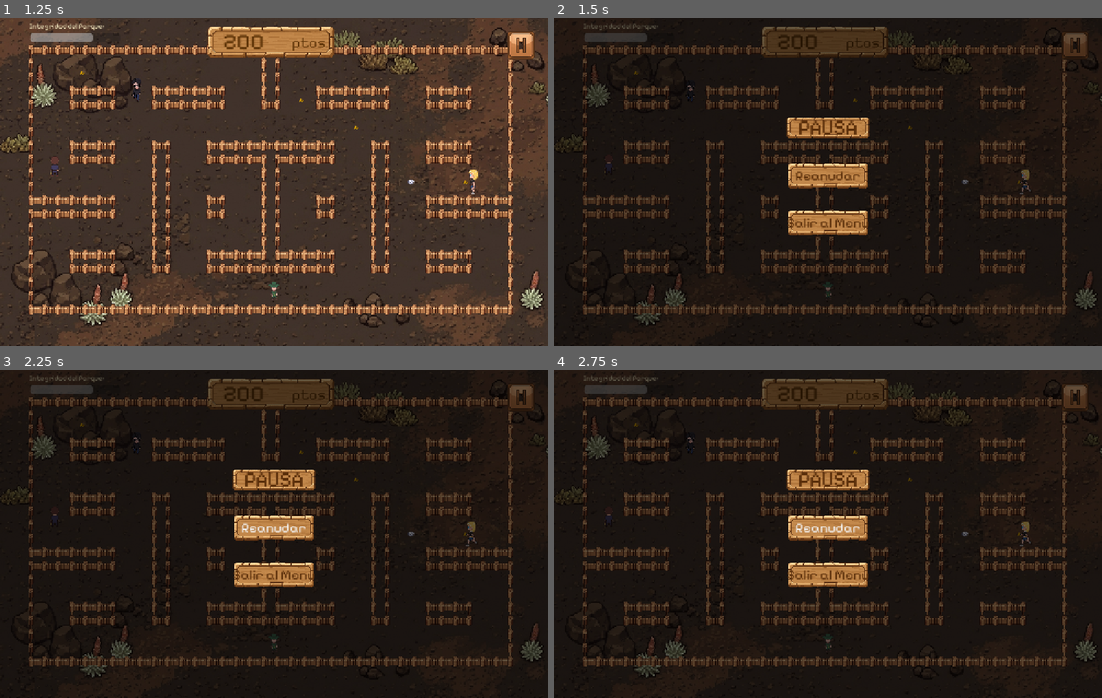
Above: before the commit, frames 1-4 (two rows, left to right).
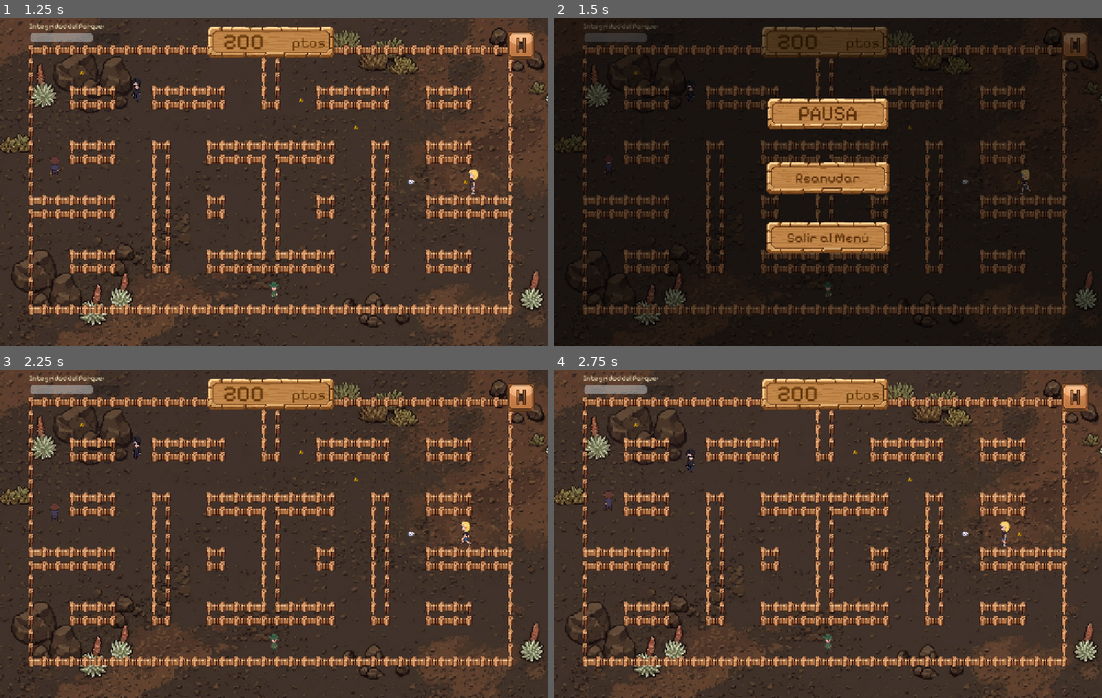
Above: after the commit, the same moments.

Repository: kiaramaldonado/teidefender
Game: Godot game, scene res://escenas/MenuPrincipal.tscn
The game is run twice, just before and just after one commit, with the same random seed, the same clock (stepped at 60 frames per second) and the same inputs. Sound files missing from this copy of the repository are replaced by a short silence.
Inputs (mouse positions are in pixels of both pictures, inside the frame that each line leads up to):
- Up to frame 1 (1.25 s): click "JUGAR" at 0.5 s
- Up to frame 2 (1.5 s): click (1074, 44) at 1.25 s
- Up to frame 3 (2.25 s): click (274, 530) at 2 s, where only the run after the commit has a clickable "Reanudar"
- Up to frame 4 (2.75 s): no input

Frame 1 is identical in both runs. In frame 2, 6.3% of the frame differs, in the area x 38-62%, y 24-73%; in frame 3, 98%, in the area x 0-100%, y 0-100%; in frame 4, 98%.

Commit message:
fix(pause-menu): keep buttons interactive while paused and enlarge banners so text fits

Diff:
--- a/escenas/Mundo.tscn
+++ b/escenas/Mundo.tscn
@@ -200,6 +200,7 @@
 stretch_mode = 5
 
 [node name="MenuPausa" type="Control" parent="HUD" unique_id=441000025]
+process_mode = 2
 visible = false
 layout_mode = 3
 anchors_preset = 0
@@ -214,20 +215,20 @@
 
 [node name="PanelTituloPausa" type="TextureRect" parent="HUD/MenuPausa" unique_id=441000030]
 layout_mode = 0
-offset_left = 490.0
-offset_top = 220.0
-offset_right = 790.0
-offset_bottom = 295.0
+offset_left = 420.0
+offset_top = 170.0
+offset_right = 860.0
+offset_bottom = 280.0
 texture = ExtResource("5_hb7ua")
 expand_mode = 1
 stretch_mode = 6
 
 [node name="TituloPausa" type="Label" parent="HUD/MenuPausa" unique_id=441000027]
 layout_mode = 0
-offset_left = 490.0
-offset_top = 220.0
-offset_right = 790.0
-offset_bottom = 295.0
+offset_left = 420.0
+offset_top = 170.0
+offset_right = 860.0
+offset_bottom = 280.0
 theme_override_colors/font_color = Color(0.35, 0.18, 0.04, 1)
 theme_override_fonts/font = ExtResource("6_ha0k1")
 theme_override_font_sizes/font_size = 48
@@ -237,10 +238,10 @@
 
 [node name="BotonReanudar" type="Button" parent="HUD/MenuPausa" unique_id=441000028]
 layout_mode = 0
-offset_left = 490.0
-offset_top = 325.0
-offset_right = 790.0
-offset_bottom = 415.0
+offset_left = 420.0
+offset_top = 320.0
+offset_right = 860.0
+offset_bottom = 430.0
 theme_override_colors/font_color = Color(0.35, 0.18, 0.04, 1)
 theme_override_fonts/font = ExtResource("6_ha0k1")
 theme_override_font_sizes/font_size = 32
@@ -252,10 +253,10 @@
 
 [node name="BotonSalir" type="Button" parent="HUD/MenuPausa" unique_id=441000029]
 layout_mode = 0
-offset_left = 490.0
-offset_top = 435.0
-offset_right = 790.0
-offset_bottom = 525.0
+offset_left = 420.0
+offset_top = 460.0
+offset_right = 860.0
+offset_bottom = 570.0
 theme_override_colors/font_color = Color(0.35, 0.18, 0.04, 1)
 theme_override_fonts/font = ExtResource("6_ha0k1")
 theme_override_font_sizes/font_size = 32
